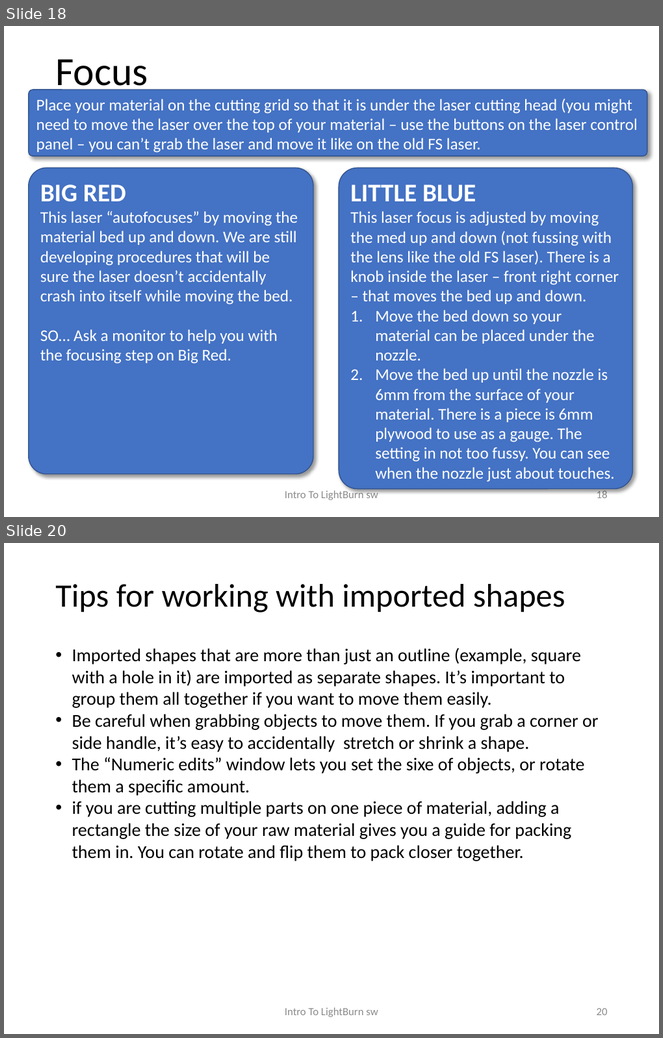
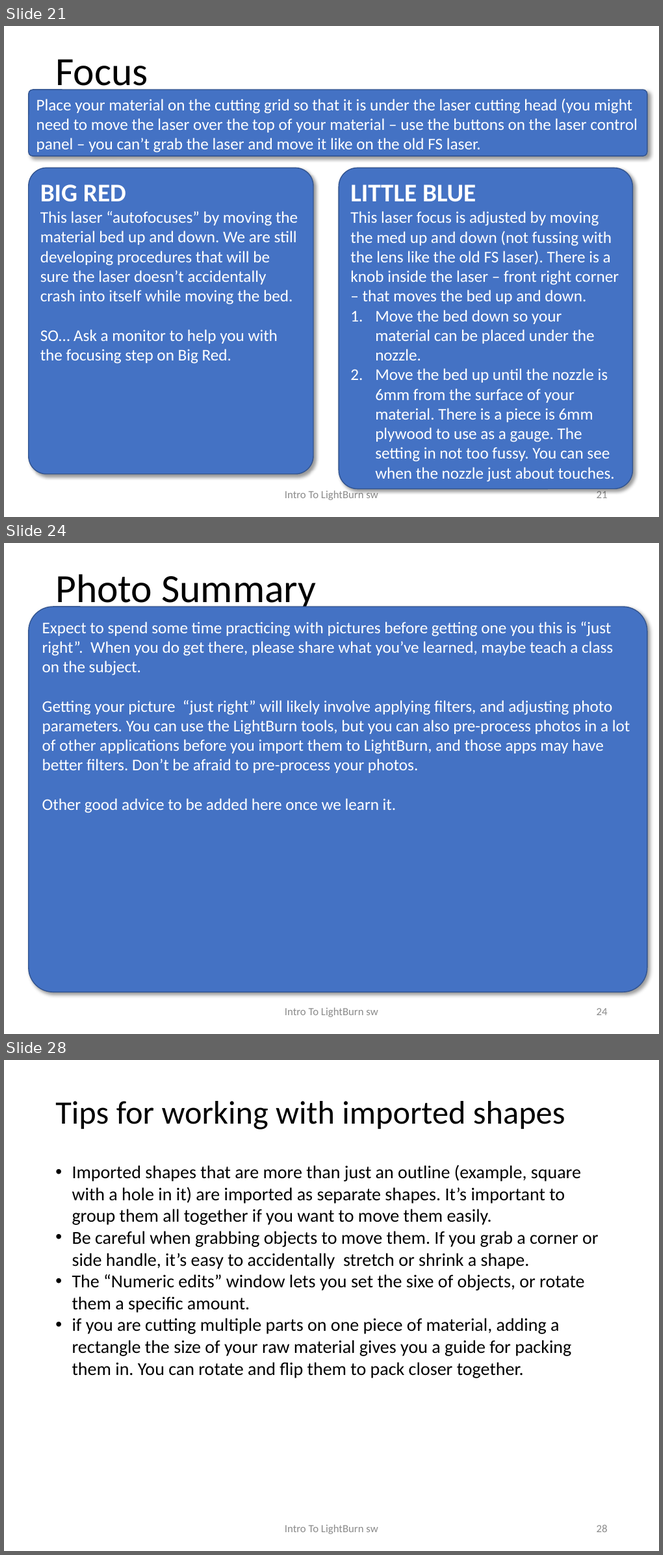
Before and after one commit to BainbridgeArtisanResourceNetwork/ETA-Documents, a slide deck: Intro to LightBurn.pptx. Shown one above the other, each under a label of ours: slides 18 and 20 before the commit, slides 21, 24 and 28 after it; the slides between them are not shown. The pictures are 663x1038 and 663x1555 pixels, drawn with LibreOffice and Linux fonts; fonts in the diff are those of the drawing; background and template pictures are left out. Boxes give left, top, right and bottom in pixels: in the first picture for what was removed or moved away, otherwise in the second. Text is boxed around its words. In the diff, an @@ line names an element or a change of style, - is before the commit and + after.

```diff
--- a/Intro to LightBurn.pptx
+++ b/Intro to LightBurn.pptx
@@ slide 24 added at (x1=4, y1=543, x2=659, y2=1034), background #FFFFFF @@
@@ title added at (x1=55, y1=574, x2=316, y2=612), 44 pt, text #000000 @@
+Photo Summary
@@ rounded rectangle added at (x1=29, y1=607, x2=648, y2=992), fill #4472C4, outline #325491 1 pt, 18 pt, text #FFFFFF @@
+Expect to spend some time practicing with pictures before getting one you this is “just right”. When you do get there, please share what you’ve learned, maybe teach a class on the subject.
+Getting your picture “just right” will likely involve applying filters, and adjusting photo parameters. You can use the LightBurn tools, but you can also pre-process photos in a lot of other applications before you import them to LightBurn, and those apps may have better filters. Don’t be afraid to pre-process your photos.
+Other good advice to be added here once we learn it.
@@ text added at (x1=285, y1=1008, x2=378, y2=1017), 12 pt, text #8C8C8C @@
+Intro To LightBurn sw
@@ page number added at (x1=597, y1=1008, x2=608, y2=1016), 12 pt, text #8C8C8C @@
+24
@@ what was slide 18 is now slide 21 @@
@@ page number at (x1=597, y1=490, x2=608, y2=499): text changed @@
-18
+21
@@ what was slide 20 is now slide 28 @@
@@ page number at (x1=597, y1=1525, x2=608, y2=1533): text changed @@
-20
+28
```
Also in this commit, not shown: 1 slide changed, 8 other slides added, 2 slides removed, 1 other file.
